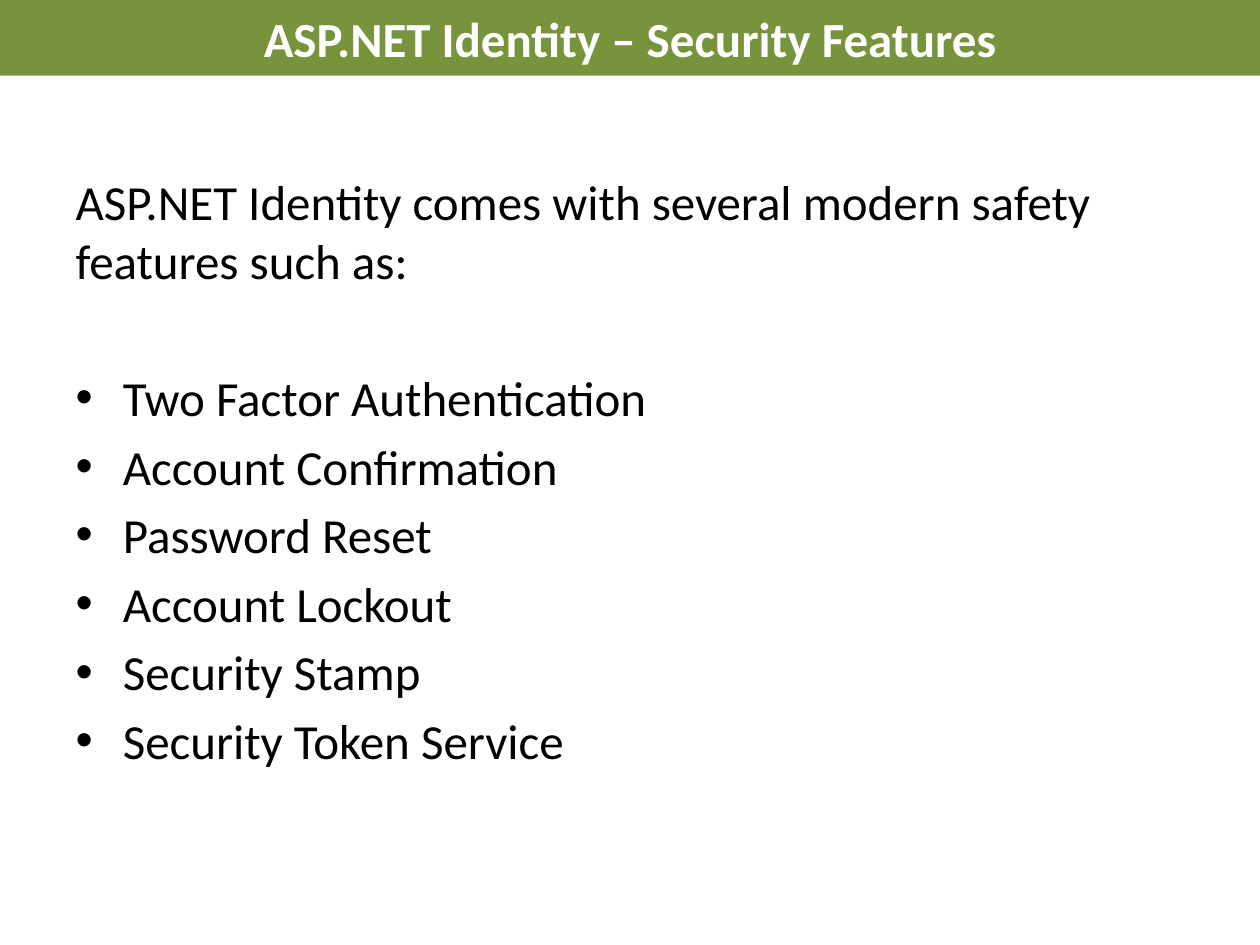
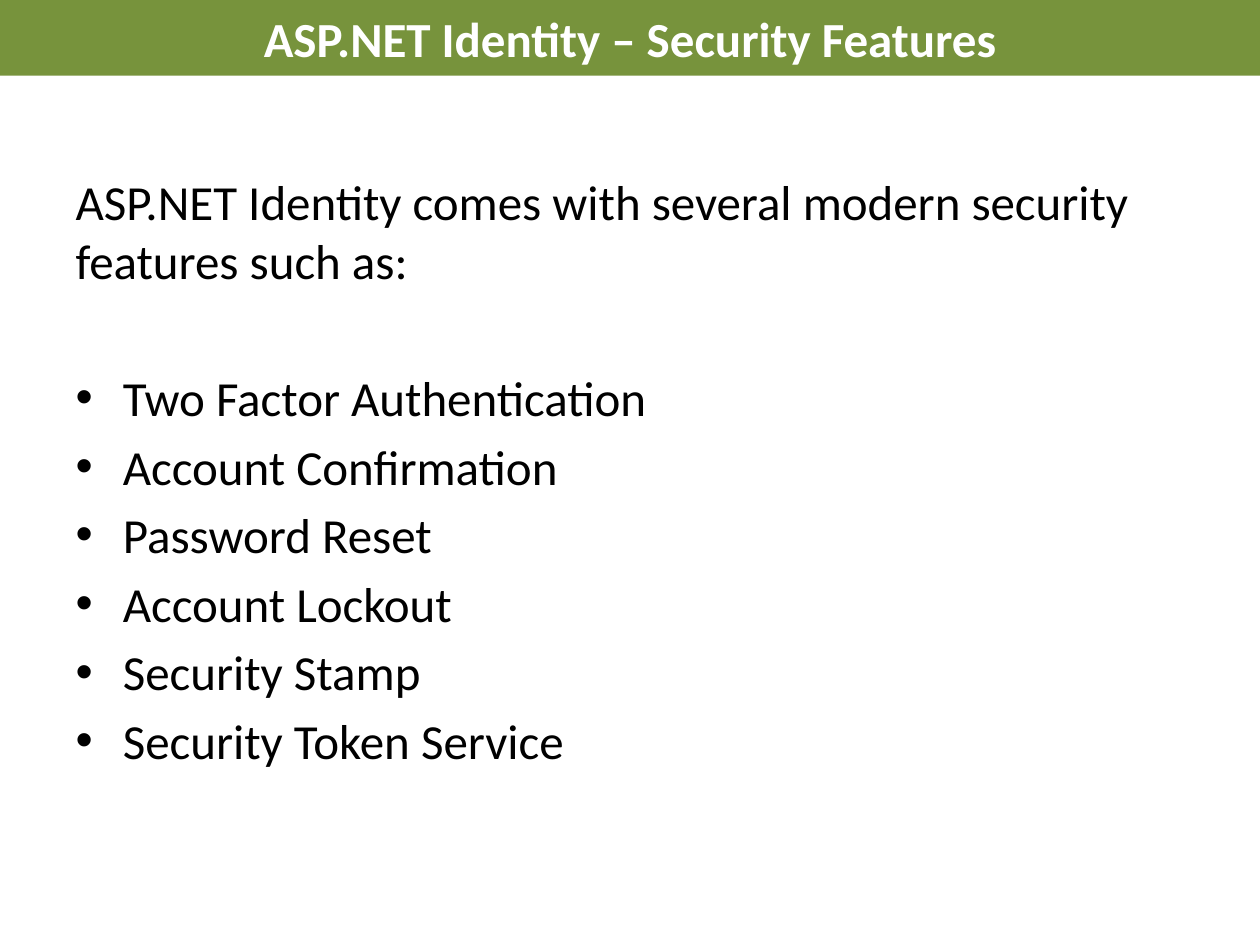
Before and after one commit to AndreasElffors/ProjectIdentity, a slide deck: slide 2 of Documents/Slides/Identity-SecurityFeatures.pptx. Drawn at 1260x945 pixels with LibreOffice and Linux fonts; fonts in the diff are those of the drawing; background and template pictures are left out. Boxes give left, top, right and bottom in pixels: in the first picture for what was removed or moved away, otherwise in the second. Text is boxed around its words. In the diff, an @@ line names an element or a change of style, - is before the commit and + after.

```diff
--- a/Documents/Slides/Identity-SecurityFeatures.pptx
+++ b/Documents/Slides/Identity-SecurityFeatures.pptx
@@ text at box(76, 186, 1129, 280): text changed @@
-ASP.NET Identity comes with several modern safety features such as:
+ASP.NET Identity comes with several modern security features such as:
```
Also in this commit, not shown: 8 other slides changed, 5 other files.
